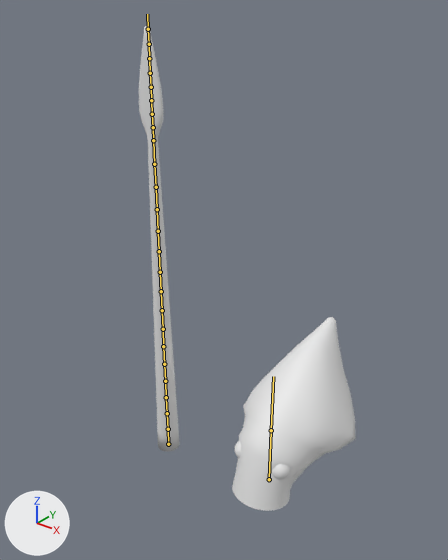
The FBX model VRPO/Assets/Resources/3D/Kraken_Boss.fbx as it was, and as the next commit left it.
One viewpoint serves both versions: a 50 mm camera at (22.4, -34.3, 38.9) aimed at (-5.1, 0.1, 17.6). Every picture has the same lights, and +X, +Y and +Z are marked at lower left. The bones that bend it are drawn over the model as lines.
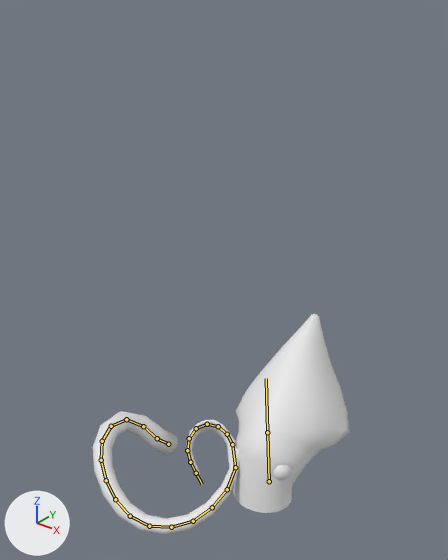
The newer file adds an action. The first version stands in its rest pose; the second is drawn at frame 356 of the action 'Armature|Kraken_Tentacle_Attack_Horizontal'.

Pixel boxes [x1, y1, x2, y2] of what changed, in the pictures (448 x 560 px):
'Sphere', posed
    before: [232, 317, 356, 511]
    after: [233, 314, 350, 513]
'Sphere.001', posed (255% wider, 71% shorter)
    before: [139, 26, 180, 452]
    after: [92, 411, 240, 534]
bone 'Tentacle_01', root to tip
    before: (168, 444) to (168, 429)
    after: (168, 444) to (157, 438)
bone 'Tentacle_02', root to tip
    before: (168, 429) to (167, 413)
    after: (157, 438) to (143, 426)
bone 'Tentacle_03', root to tip
    before: (167, 413) to (166, 397)
    after: (143, 426) to (126, 419)
bone 'Tentacle_04', root to tip
    before: (166, 397) to (165, 381)
    after: (126, 419) to (111, 426)
bone 'Tentacle_05', root to tip
    before: (165, 381) to (164, 364)
    after: (111, 426) to (102, 441)
bone 'Tentacle_06', root to tip
    before: (164, 364) to (163, 346)
    after: (102, 441) to (101, 460)
bone 'Tentacle_07', root to tip
    before: (163, 346) to (163, 329)
    after: (101, 460) to (106, 480)
bone 'Tentacle_08', root to tip
    before: (163, 329) to (162, 310)
    after: (106, 480) to (115, 499)
bone 'Tentacle_09', root to tip
    before: (162, 310) to (161, 291)
    after: (115, 499) to (130, 516)
bone 'Tentacle_10', root to tip
    before: (161, 291) to (160, 272)
    after: (130, 516) to (149, 526)
bone 'Tentacle_11', root to tip
    before: (160, 272) to (159, 251)
    after: (149, 526) to (171, 527)
bone 'Tentacle_12', root to tip
    before: (159, 251) to (158, 231)
    after: (171, 527) to (193, 521)
bone 'Tentacle_13', root to tip
    before: (158, 231) to (157, 209)
    after: (193, 521) to (212, 507)
bone 'Tentacle_14', root to tip
    before: (157, 209) to (156, 187)
    after: (212, 507) to (227, 489)
bone 'Tentacle_15', root to tip
    before: (156, 187) to (154, 164)
    after: (227, 489) to (235, 467)
bone 'Tentacle_16', root to tip
    before: (154, 164) to (153, 140)
    after: (235, 467) to (232, 444)
bone 'Tentacle_17', root to tip
    before: (153, 140) to (153, 127)
    after: (232, 444) to (227, 434)
bone 'Tentacle_18', root to tip
    before: (153, 127) to (152, 114)
    after: (227, 434) to (218, 426)
bone 'Tentacle_19', root to tip
    before: (152, 114) to (151, 100)
    after: (218, 426) to (207, 424)
bone 'Tentacle_20', root to tip
    before: (151, 100) to (151, 87)
    after: (207, 424) to (196, 428)
bone 'Tentacle_21', root to tip
    before: (151, 87) to (150, 73)
    after: (196, 428) to (189, 438)
bone 'Tentacle_22', root to tip
    before: (150, 73) to (149, 58)
    after: (189, 438) to (187, 450)
bone 'Tentacle_23', root to tip
    before: (149, 58) to (149, 44)
    after: (187, 450) to (190, 462)
bone 'Tentacle_24', root to tip
    before: (149, 44) to (148, 29)
    after: (190, 462) to (196, 473)
bone 'Head', root to tip
    before: (269, 479) to (271, 430)
    after: (269, 481) to (267, 432)

The edits, one by one:
Bone 'Tentacle_01' (bone_tentacle_01) turns from (0, 0, 0) to (52, -34, -25) degrees about its own x, y and z.
Bone 'Tentacle_02' (bone_tentacle_02) turns from (0, 0, 0) to (7, 16, 30) degrees about its own x, y and z.
Bone 'Tentacle_03' (bone_tentacle_03) turns from (0, 0, 0) to (15, 19, -3) degrees about its own x, y and z.
Bone 'Tentacle_04' (bone_tentacle_04) turns from (0, 0, 0) to (34, 16, -18) degrees about its own x, y and z.
Bone 'Tentacle_05' (bone_tentacle_05) turns from (0, 0, 0) to (24, 9, -13) degrees about its own x, y and z.
Bone 'Tentacle_06' (bone_tentacle_06) turns from (0, 0, 0) to (23, 5, -10) degrees about its own x, y and z.
Bone 'Tentacle_07' (bone_tentacle_07) turns from (0, 0, 0) to (14, 2, -7) degrees about its own x, y and z.
Bone 'Tentacle_08' (bone_tentacle_08) turns from (0, 0, 0) to (9, 1, -8) degrees about its own x, y and z.
Bone 'Tentacle_09' (bone_tentacle_09) turns from (0, 0, 0) to (8, 3, -13) degrees about its own x, y and z.
Bone 'Tentacle_10' (bone_tentacle_10) turns from (0, 0, 0) to (7, 9, -17) degrees about its own x, y and z.
Bone 'Tentacle_11' (bone_tentacle_11) turns from (0, 0, 0) to (10, 17, -15) degrees about its own x, y and z.
Bone 'Tentacle_12' (bone_tentacle_12) turns from (0, 0, 0) to (13, 17, -9) degrees about its own x, y and z.
Bone 'Tentacle_13' (bone_tentacle_13) turns from (0, 0, 0) to (17, 13, -6) degrees about its own x, y and z.
Bone 'Tentacle_14' (bone_tentacle_14) turns from (0, 0, 0) to (14, 8, -3) degrees about its own x, y and z.
Bone 'Tentacle_15' (bone_tentacle_15) turns from (0, 0, 0) to (19, 5, -2) degrees about its own x, y and z.
Bone 'Tentacle_16' (bone_tentacle_16) turns from (0, 0, 0) to (29, 6, -4) degrees about its own x, y and z.
Bone 'Tentacle_17' (bone_tentacle_17) turns from (0, 0, 0) to (24, 7, 12) degrees about its own x, y and z.
Bone 'Tentacle_18' (bone_tentacle_18) turns from (0, 0, 0) to (19, 4, 2) degrees about its own x, y and z.
Bone 'Tentacle_19' (bone_tentacle_19) turns from (0, 0, 0) to (29, -1, 2) degrees about its own x, y and z.
Bone 'Tentacle_20' (bone_tentacle_20) turns from (0, 0, 0) to (34, -4, -1) degrees about its own x, y and z.
Bone 'Tentacle_21' (bone_tentacle_21) turns from (0, 0, 0) to (33, -5, -1) degrees about its own x, y and z.
Bone 'Tentacle_22' (bone_tentacle_22) turns from (0, 0, 0) to (29, -5, 4) degrees about its own x, y and z.
Bone 'Tentacle_23' (bone_tentacle_23) turns from (0, 0, 0) to (23, -3, 4) degrees about its own x, y and z.
Bone 'Tentacle_24' (bone_tentacle_24) turns from (0, 0, 0) to (12, -1, 3) degrees about its own x, y and z.
Bone 'Head' (bone_head) moves from (0.0, 0.0, 0.0) to (0.0, -0.21, 0.0).
Bone 'Head' (bone_head) turns from (0, 0, 0) to (2, 6, 3) degrees about its own x, y and z.
